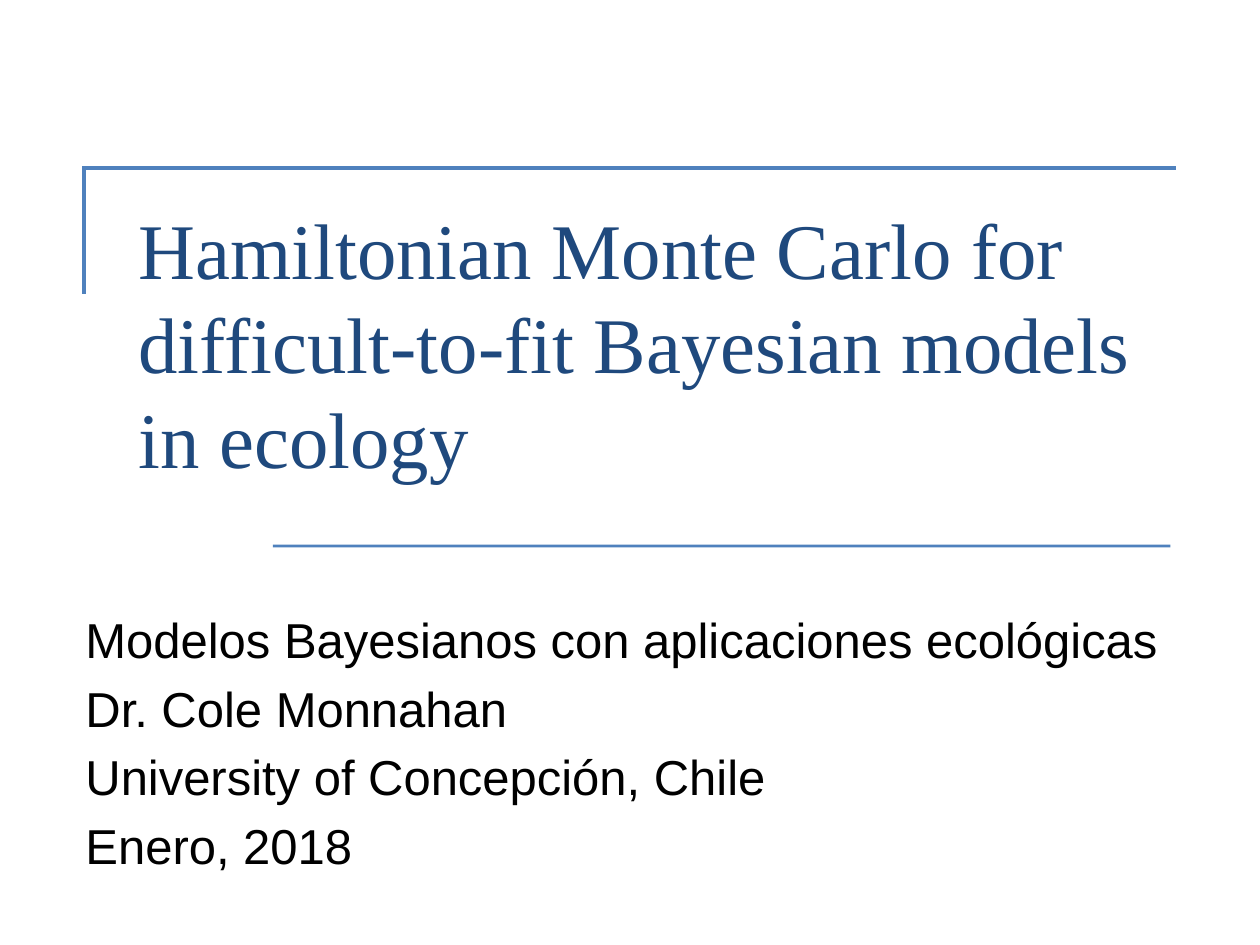
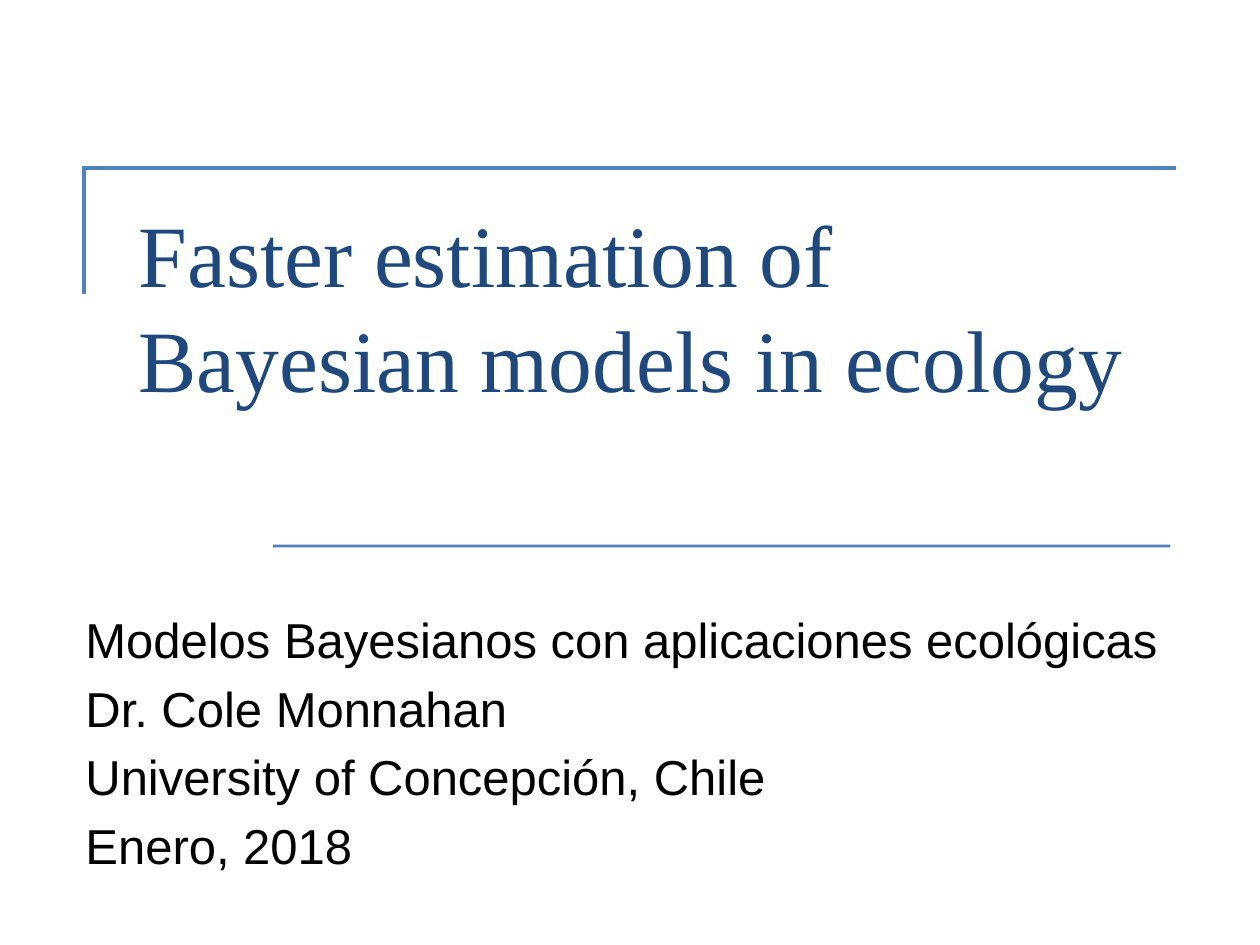
Before and after one commit to colemonnahan/bayes_workshop, a slide deck: slide 1 of dia5/lecture5_hmc.pptx. Drawn at 1260x945 pixels with LibreOffice and Linux fonts; fonts in the diff are those of the drawing. Boxes give left, top, right and bottom in pixels: in the first picture for what was removed or moved away, otherwise in the second. Text is boxed around its words. In the diff, an @@ line names an element or a change of style, - is before the commit and + after.

```diff
--- a/dia5/lecture5_hmc.pptx
+++ b/dia5/lecture5_hmc.pptx
@@ title at <box>139,225,1122,409</box>: text changed; size 45 to 50 pt @@
-Hamiltonian Monte Carlo for difficult-to-fit Bayesian models in ecology
+Faster estimation of Bayesian models in ecology
```
Also in this commit, not shown: 12 other slides changed, 5 slides added, 8 slides removed, 9 other files.
